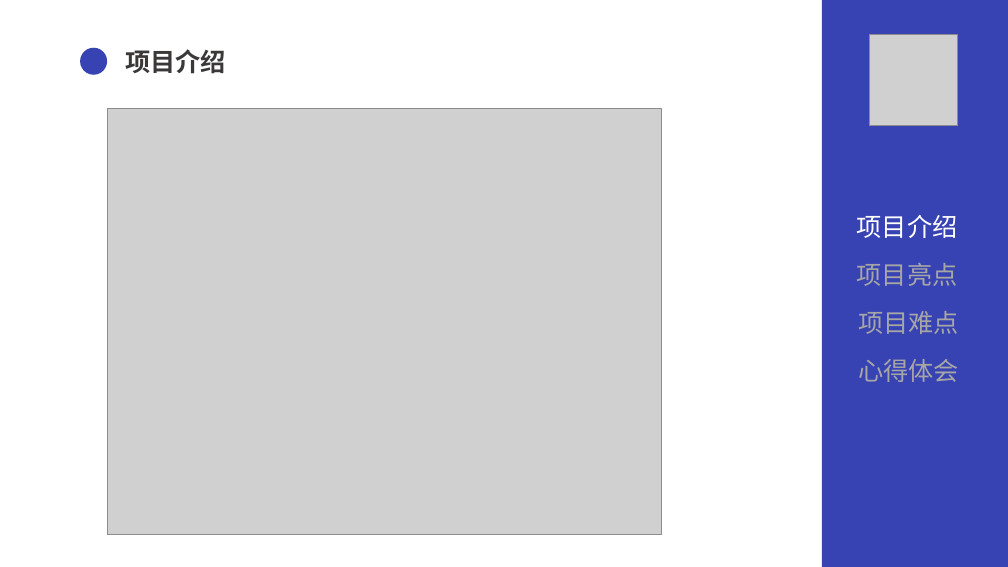
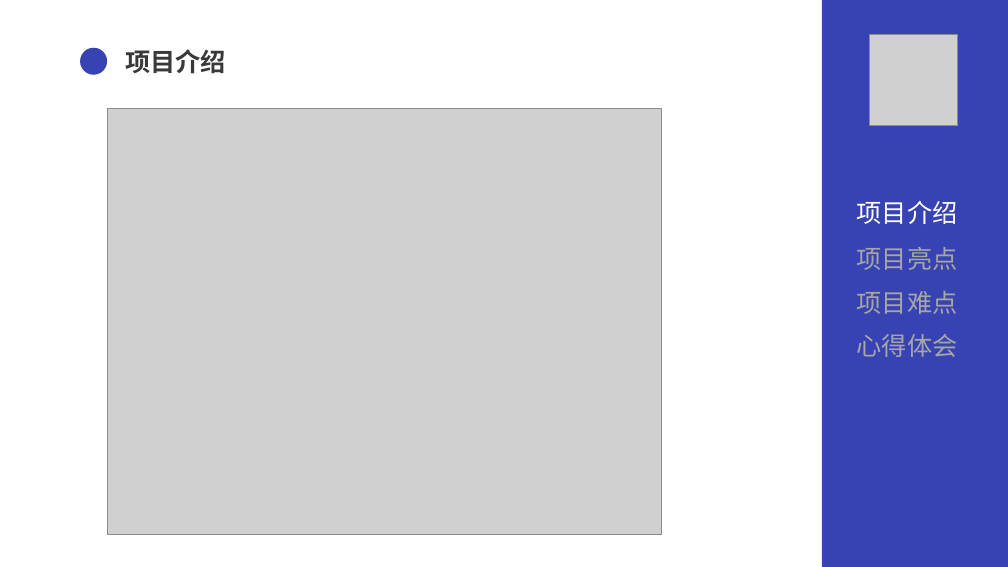
Before and after one commit to zhiyuxinxuan/QG_FinalTest, a slide deck: slide 4 of others/QG汇报.pptx. Drawn at 1008x567 pixels with LibreOffice and Linux fonts; fonts in the diff are those of the drawing; grey boxes stand for pictures. Boxes give left, top, right and bottom in pixels: in the first picture for what was removed or moved away, otherwise in the second. Text is boxed around its words. In the diff, an @@ line names an element or a change of style, - is before the commit and + after.

```diff
--- a/others/QG汇报.pptx
+++ b/others/QG汇报.pptx
@@ text "项目介绍": place and size @@
-text "项目介绍" at [857,215,958,238]
+text "项目介绍" at [857,201,958,224]
@@ text "项目亮点": place and size @@
-text "项目亮点" at [857,263,958,286]
+text "项目亮点" at [857,247,958,270]
@@ text "项目难点": place and size @@
-text "项目难点" at [858,311,959,334]
+text "项目难点" at [857,291,958,314]
@@ text "心得体会": place and size @@
-text "心得体会" at [858,359,959,382]
+text "心得体会" at [857,334,958,357]
```
Also in this commit, not shown: 7 other slides changed, 2 slides added, 1 slide removed, 7 other files.
